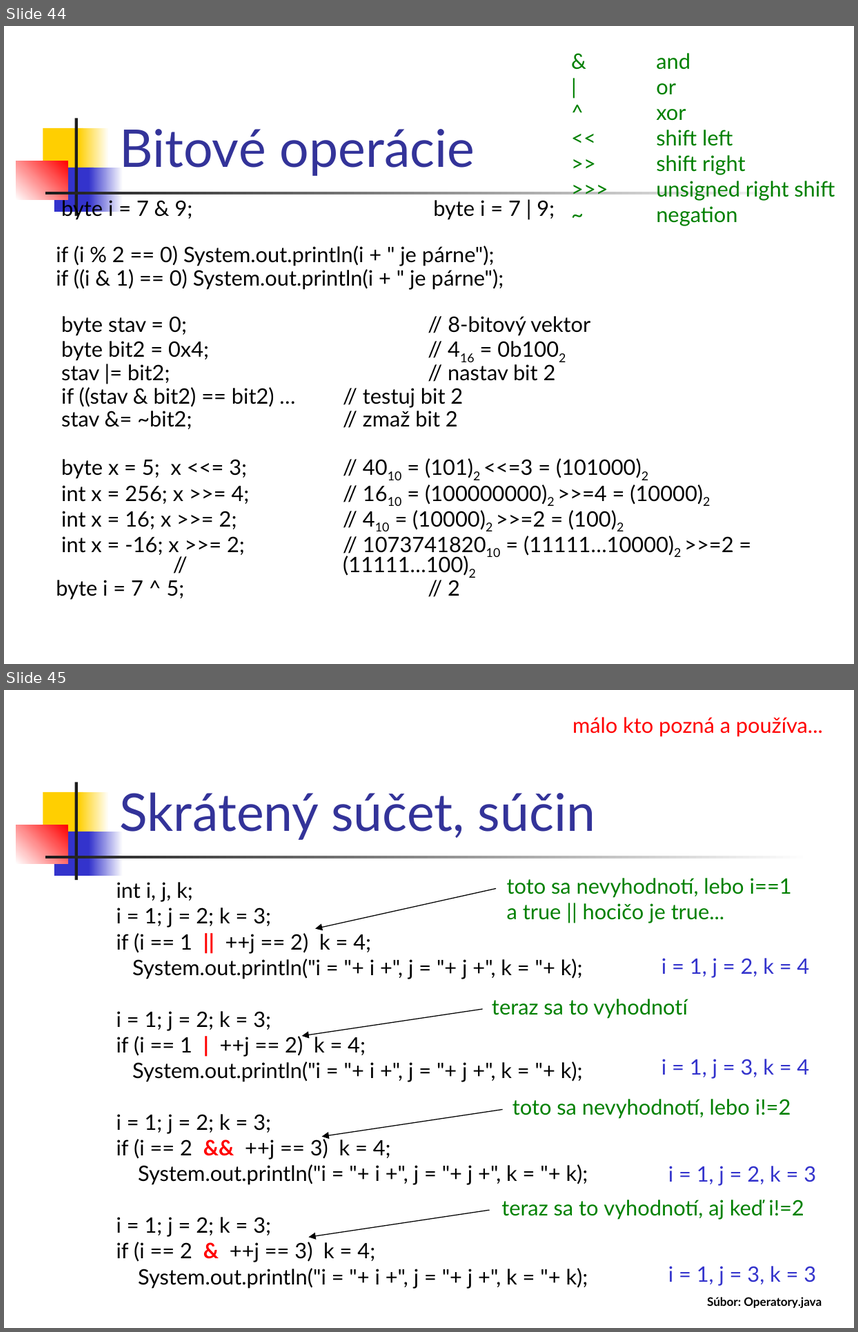
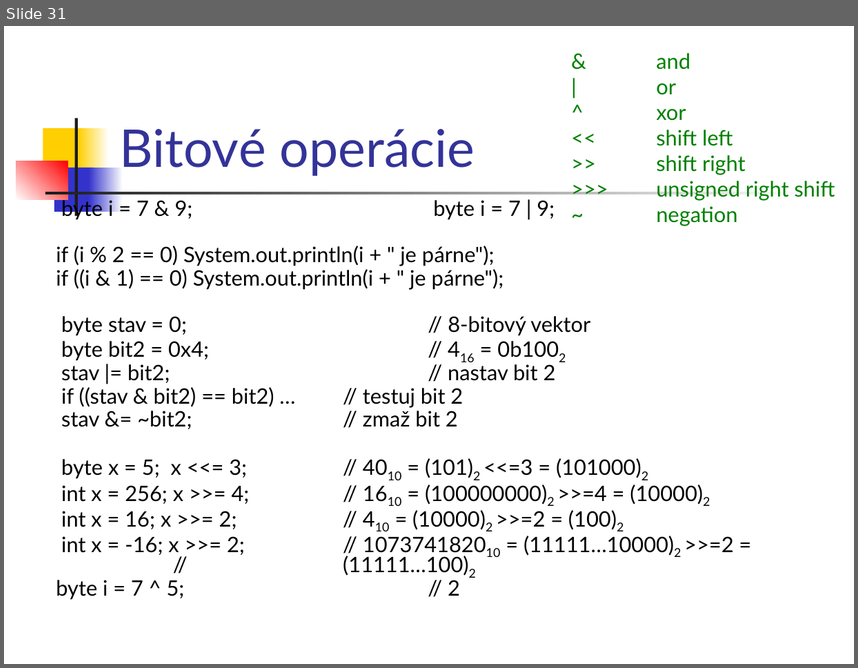
Before and after one commit to Programovanie4/Prednasky, a slide deck: 01/01_java.ppt. Shown one above the other, each under a label of ours: slides 44 and 45 before the commit, slide 31 after it. The pictures are 858x1332 and 858x668 pixels, drawn with LibreOffice and Linux fonts; fonts in the diff are those of the drawing. Boxes give left, top, right and bottom in pixels: in the first picture for what was removed or moved away, otherwise in the second. Text is boxed around its words. In the diff, an @@ line names an element or a change of style, - is before the commit and + after.

```diff
--- a/01/01_java.ppt
+++ b/01/01_java.ppt
@@ slide 45 removed at <box>4,690,854,1328</box>, background #FFFFFF; not listed: 7 template elements that a slide beside it also shows @@
@@ text removed at <box>573,717,823,737</box> @@
-málo kto pozná a používa...
@@ title removed at <box>119,792,596,840</box> @@
-Skrátený súčet, súčin
@@ text removed at <box>116,882,588,1288</box> @@
-int i, j, k;
-i = 1; j = 2; k = 3;
-if (i == 1 || ++j == 2) k = 4;
-System.out.println("i = "+ i +", j = "+ j +", k = "+ k);
-i = 1; j = 2; k = 3;
-if (i == 1 | ++j == 2) k = 4;
-System.out.println("i = "+ i +", j = "+ j +", k = "+ k);
-i = 1; j = 2; k = 3;
-if (i == 2 && ++j == 3) k = 4;
-System.out.println("i = "+ i +", j = "+ j +", k = "+ k);
-i = 1; j = 2; k = 3;
-if (i == 2 & ++j == 3) k = 4;
-System.out.println("i = "+ i +", j = "+ j +", k = "+ k);
@@ arrow removed from (496, 888) to (315, 929) @@
@@ text removed at <box>507,878,792,923</box> @@
-toto sa nevyhodnotí, lebo i==1
-a true || hocičo je true...
@@ text removed at <box>662,958,809,978</box> @@
-i = 1, j = 2, k = 4
@@ text removed at <box>492,998,687,1018</box> @@
-teraz sa to vyhodnotí
@@ arrow removed from (483, 1009) to (301, 1036) @@
@@ text removed at <box>662,1058,809,1078</box> @@
-i = 1, j = 3, k = 4
@@ text removed at <box>513,1098,791,1118</box> @@
-toto sa nevyhodnotí, lebo i!=2
@@ arrow removed from (503, 1109) to (322, 1136) @@
@@ text removed at <box>668,1165,816,1185</box> @@
-i = 1, j = 2, k = 3
@@ text removed at <box>501,1199,804,1219</box> @@
-teraz sa to vyhodnotí, aj keď i!=2
@@ arrow removed from (489, 1210) to (308, 1236) @@
@@ text removed at <box>668,1265,816,1285</box> @@
-i = 1, j = 3, k = 3
@@ text removed at <box>707,1297,822,1308</box> @@
-Súbor: Operatory.java
@@ what was slide 44 is now slide 31 @@
```
Also in this commit, not shown: 9 slides changed, 9 slides added, 15 other slides removed, 2 other files.
